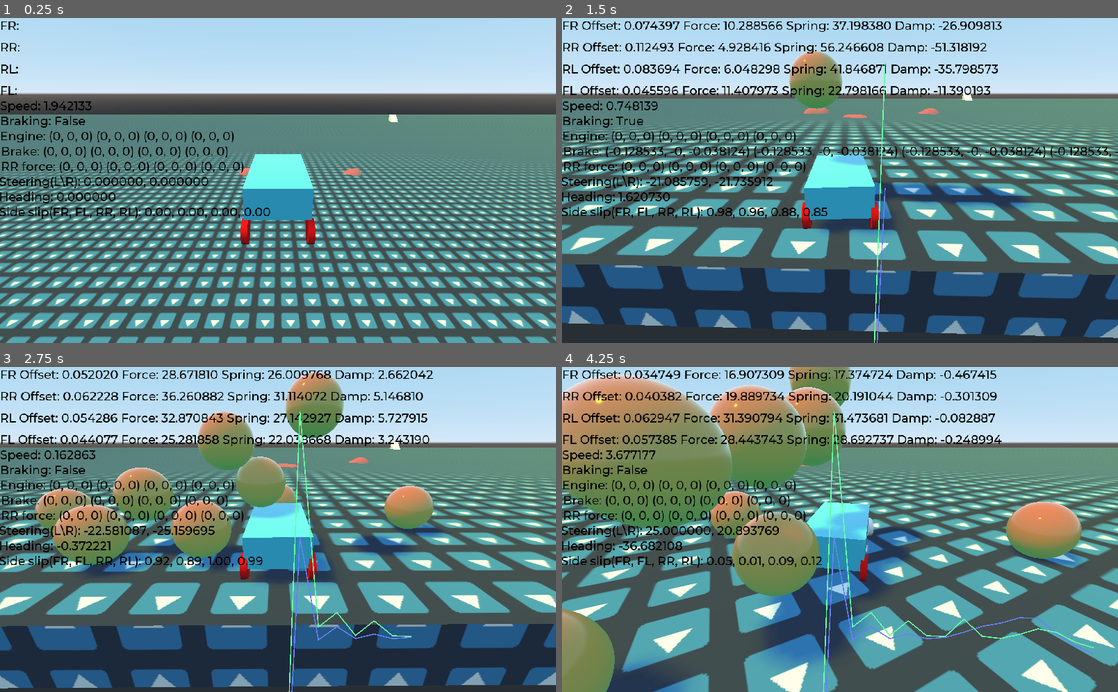
Above: before the commit, frames 1-4 (two rows, left to right).
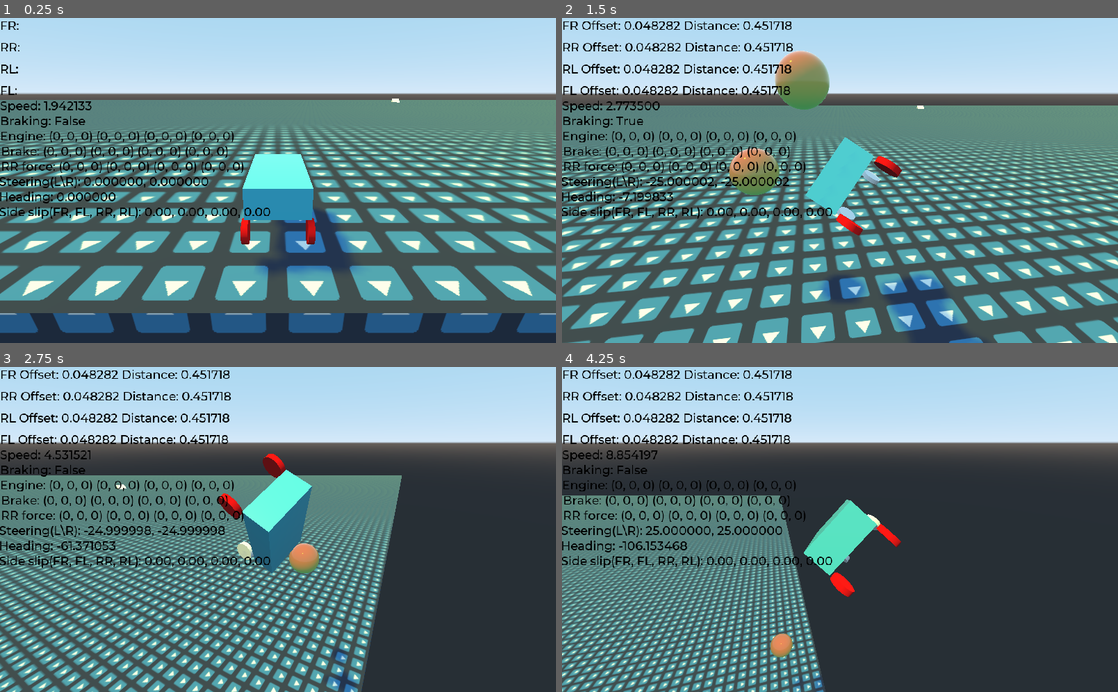
Above: after the commit, the same moments.

Repository: nxidplease/Car-Prototype
Game: Godot game, scene res://Main.tscn
Two runs of this game, one before a commit and one after it. Both use one fixed random seed, a clock stepped at 60 frames per second and the inputs below. The engine's default icon, where the game draws it, is replaced by a stand-in: a white triangle on a blue panel in a dark square.
Inputs (mouse positions are in pixels of both pictures, inside the frame that each line leads up to):
- Up to frame 1 (0.25 s): no input
- Up to frame 2 (1.5 s): tap Enter (drop_ball, bound only after the commit) at 0.5 s; move the mouse to (962, 164) at 0.52 s; hold Right (ui_right) 0.53-1.28 s; hold Enter (drop_ball, bound only after the commit) 0.53-1.28 s; tap Space (jump, bound only after the commit) at 0.77, 1.07 s; click (962, 164) at 0.8 s; move the mouse to (728, 196) at 1.27 s; hold Down (ui_down) from 1.28 s (still down); click (728, 196) at 1.35 s
- Up to frame 3 (2.75 s): tap Space (jump, bound only after the commit) at 1.52, 1.55, 1.82, 2.1 s; move the mouse to (333, 458) at 2.02 s; release Down (ui_down) at 2.03 s; hold Right (ui_right) from 2.03 s (still down); hold Enter (drop_ball, bound only after the commit) from 2.03 s (still down)
- Up to frame 4 (4.25 s): move the mouse to (812, 594) at 2.77 s; release Right (ui_right) at 2.78 s; release Enter (drop_ball, bound only after the commit) at 2.78 s; hold Up (ui_up) 2.78-3.53 s; tap Enter (drop_ball, bound only after the commit) at 2.85 s; tap Space (jump, bound only after the commit) at 3.02, 3.32, 3.77, 3.8, 4.07 s; click (812, 594) at 3.05 s; move the mouse to (1006, 578) at 3.52 s; press the mouse at (1006, 578) at 3.53 s; hold Left (ui_left) from 3.53 s (still down)

The runs differ from the first frame. In frame 1, 47% of the frame differs, in the area x 0-100%, y 24-100%; in frame 2, 58%; in frame 3, 69%; in frame 4, 81%, in the area x 0-100%, y 0-100%.

Commit message:
Sync to github

Diff:
--- a/Car.gd
+++ b/Car.gd
@@ -24,6 +24,7 @@
 
 export(float) var max_steer_force = 30.0
 
+# Calculated from 6 degree caster angle and 0.03 pneumatic trail
 export(float) var self_aligning_coefficient = 0.06
 
 enum Drivetrain {
@@ -60,6 +61,7 @@
 var braking: bool = false
 var steer_left: bool = false
 var steer_right: bool = false
+var is_jumping: bool = false
 
 func applyWheelForces(wheel: Wheel, state: PhysicsDirectBodyState, totalForce: Vector3):
 	# actually this is the base of the ray case, the point at which the spring connects to the car body
@@ -79,11 +81,23 @@
 	var wheelForces = []
 	wheelForces.resize(4)
 
+	var grounded = true
+
 	for i in range(4):
 		wheelForces[i] = calcTotalWheelForces(wheels[i], state)
+		grounded = grounded && wheels[i].is_colliding()
 
 	for i in range(4):
 		applyWheelForces(wheels[i], state, wheelForces[i])
+
+	if is_jumping:
+		state.apply_central_impulse(Vector3.UP * 50)
+		is_jumping = false
+
+
+
+#	if grounded:
+#		add_central_force((transform.basis.z - transform.basis.z.project(Vector3.UP)) * 2500 / mass)
 
 #	print(linear_velocity.y)
 
@@ -113,6 +127,9 @@
 		calcBrakingForce(wheel, state) + \
 		wheel.getSpringForce()
 
+
+#	var totalForce = wheel.getSpringForce()
+
 	var steerForce = calcSteerForce(wheel, state)
 
 	totalForce += steerForce
@@ -165,16 +182,17 @@
 	return steer_force
 
 func applySelfAligningForce(wheel: Wheel, state: PhysicsDirectBodyState, steer_force: Vector3):
+	# Try using the wheel velocity instead of offset from center
 	var ws_wheel_side_dir = transform.basis.xform(wheel.transform.basis.x)
 	var steer_force_scalar = steer_force.dot(ws_wheel_side_dir)
 
-	if wheel.rotation.y != 0:
-		var rot_accel = -self_aligning_coefficient * steer_force_scalar / wheel.calc_moment_of_inertia()
-		var rot_change = rot_accel * pow(state.step, 2)
-		var curr_rot = wheel.rotation.y
-		rot_change = clamp(rot_change, -max_steering_angle_rad + curr_rot, max_steering_angle_rad - curr_rot)
-
-		wheel.rotate_object_local(wheel.transform.basis.y, rot_change)
+#	if wheel.rotation.y != 0:
+	var rot_accel = -self_aligning_coefficient * steer_force_scalar / wheel.calc_moment_of_inertia()
+	var rot_change = rot_accel * pow(state.step, 2)
+	var curr_rot = wheel.rotation.y
+#		rot_change = clamp(rot_change, -max_steering_angle_rad + curr_rot, max_steering_angle_rad - curr_rot)
+
+	wheel.rotate_object_local(wheel.transform.basis.y, rot_change)
 
 func calcEngineForce(wheel: Wheel, state: PhysicsDirectBodyState):
 	var forwardGroundDir = wheel.getProjectedOnGround(transform.basis.xform(wheel.transform.basis.z))
@@ -184,7 +202,7 @@
 
 	if accelerating && currSpeed < maxSpeed:
 		var normalizedSpeed = currSpeed / maxSpeed
-		var acceleration = engineForceCurve.interpolate(normalizedSpeed) * maxEngineForce * state.step
+		var acceleration = engineForceCurve.interpolate(normalizedSpeed) * maxEngineForce
 		engForce = forwardGroundDir * acceleration / (mass * 4)
 
 	updateWheelForceDisplay(wheel.name, engineForce, engForce)
@@ -194,11 +212,16 @@
 func calcRRForce(wheel: Wheel, state: PhysicsDirectBodyState):
 	var forwardGroundSpeed = wheel.getProjectedOnGround(state.linear_velocity)
 	var currSpeed = forwardGroundSpeed.length()
+	var retVal
 
 	if currSpeed > 0 && wheel.is_colliding():
-		return -rr_coefficient * forwardGroundSpeed / state.step * (mass / 4)
+		retVal = -rr_coefficient * forwardGroundSpeed / state.step * (mass / 4)
 	else:
-		return Vector3.ZERO
+		retVal = Vector3.ZERO
+
+	#updateWheelForceDisplay(wheel.name, self.rrForce, retVal)
+
+	return retVal
 
 func calcBrakingForce(wheel: Wheel, state: PhysicsDirectBodyState):
 	var forwardGroundSpeed = wheel.getProjectedOnGround(state.linear_velocity)
@@ -243,17 +266,17 @@
 			wheelSteerAngle[1] = angle
 
 
-func _on_RayCast_update_offset(offset, force_mag, spring_force, dampening_force):
-	emit_signal("update_offset", "FR", offset, force_mag, spring_force, dampening_force)
-
-
-func _on_RayCast2_update_offset(offset, force_mag, spring_force, dampening_force):
-	emit_signal("update_offset", "RR", offset, force_mag, spring_force, dampening_force)
-
-
-func _on_RayCast3_update_offset(offset, force_mag, spring_force, dampening_force):
-	emit_signal("update_offset", "RL", offset, force_mag, spring_force, dampening_force)
-
-
-func _on_RayCast4_update_offset(offset, force_mag, spring_force, dampening_force):
-	emit_signal("update_offset", "FL", offset, force_mag, spring_force, dampening_force)
+func _on_RayCast_update_offset(offset, distance):
+	emit_signal("update_offset", "FR", offset, distance)
+
+
+func _on_RayCast2_update_offset(offset, distance):
+	emit_signal("update_offset", "RR", offset, distance)
+
+
+func _on_RayCast3_update_offset(offset, distance):
+	emit_signal("update_offset", "RL", offset, distance)
+
+
+func _on_RayCast4_update_offset(offset, distance):
+	emit_signal("update_offset", "FL", offset, distance)
--- a/Car.tscn
+++ b/Car.tscn
@@ -2,6 +2,9 @@
 
 [ext_resource path="res://Car.gd" type="Script" id=1]
 [ext_resource path="res://Wheel.gd" type="Script" id=2]
+
+[sub_resource type="BoxShape" id=3]
+extents = Vector3( 0.5, 0.25, 1 )
 
 [sub_resource type="CubeMesh" id=1]
 size = Vector3( 1, 0.5, 2 )
@@ -9,9 +12,6 @@
 [sub_resource type="SpatialMaterial" id=2]
 albedo_color = Color( 0.337255, 0.870588, 0.988235, 1 )
 roughness = 0.31
-
-[sub_resource type="BoxShape" id=3]
-extents = Vector3( 0.5, 0.25, 1 )
 
 [sub_resource type="CylinderMesh" id=4]
 top_radius = 0.2
@@ -25,12 +25,13 @@
 mass = 10.0
 script = ExtResource( 1 )
 
-[node name="MeshInstance" type="MeshInstance" parent="."]
-mesh = SubResource( 1 )
-material/0 = SubResource( 2 )
-
 [node name="CollisionShape" type="CollisionShape" parent="."]
 shape = SubResource( 3 )
+
+[node name="MeshInstance" type="MeshInstance" parent="CollisionShape"]
+mesh = SubResource( 1 )
+skeleton = NodePath("../..")
+material/0 = SubResource( 2 )
 
 [node name="RL" type="RayCast" parent="."]
 transform = Transform( 1, 0, 0, 0, 1, 0, 0, 0, 1, 0.5, 0, -0.9 )
--- a/FrontGripCurve.tres
+++ b/FrontGripCurve.tres
@@ -1,4 +1,4 @@
 [gd_resource type="Curve" format=2]
 
 [resource]
-_data = [ Vector2( 0, 0.836364 ), 0.0, -0.234375, 0, 1, Vector2( 0.426667, 0.736364 ), -0.280749, -0.280749, 0, 0, Vector2( 0.608889, 0.3 ), -0.343511, -0.343511, 0, 0, Vector2( 1, 0.181818 ), -0.302169, 0.0, 1, 0 ]
+_data = [ Vector2( 0.00802139, 0.545455 ), 0.0, 2.11478, 0, 1, Vector2( 0.214361, 0.981818 ), -0.280749, -0.280749, 0, 0, Vector2( 0.328405, 0.454545 ), -2.82935, -2.82935, 0, 0, Vector2( 1, 0.181818 ), -0.406089, 0.0, 1, 0 ]
--- a/Main.gd
+++ b/Main.gd
@@ -1,37 +1,37 @@
 extends Node
 
-const offset_str = "%s Offset: %f Force: %f Spring: %f Damp: %f"
+const offset_str = "%s Offset: %f Distance: %f"
 
 var prev_RR_time = 0
 var prev_FR_time = 0
 var prev_self_align_time = 0
 
-func _on_Car_update_offset(wheel, offset, force_mag, spring_force, dampening_force):
+func _on_Car_update_offset(wheel, offset, distance):
 	match wheel:
 		"FR":
-			$UI/FR_offset.text = offset_str % ["FR", offset, force_mag, spring_force, dampening_force]
+			$UI/FR_offset.text = offset_str % ["FR", offset, distance]
 
 #			print("Front: %f" % force_mag)
 
 			var curr_msec = OS.get_ticks_msec()
 			if curr_msec - prev_FR_time >= 200:
-				$UI/FR_Spring_Force.add_point(Vector2(curr_msec / 200.0 * 1024 / 30, 600 - spring_force / 5 * 20))
+				#$UI/FR_Spring_Force.add_point(Vector2(curr_msec / 200.0 * 1024 / 30, 600 - force_mag / 5 * 20))
 #				print($UI/FR_Spring_Force.position.x)
 				prev_FR_time = curr_msec
 		"RR":
-			$UI/RR_offset.text = offset_str % ["RR", offset, force_mag, spring_force, dampening_force]
+			$UI/RR_offset.text = offset_str % ["RR", offset, distance]
 
 #			print("Rear: %f\n" % force_mag)
 
 			var curr_msec = OS.get_ticks_msec()
 			if curr_msec - prev_RR_time >= 200:
-				$UI/RR_Spring_Force.add_point(Vector2(curr_msec / 200.0 * 1024 / 30, 600 - spring_force / 5 * 20))
+				#$UI/RR_Spring_Force.add_point(Vector2(curr_msec / 200.0 * 1024 / 30, 600 - force_mag / 5 * 20))
 #				print($UI/FR_Spring_Force.position.x)
 				prev_RR_time = curr_msec
 		"RL":
-			$UI/RL_offset.text = offset_str % ["RL", offset, force_mag, spring_force, dampening_force]
+			$UI/RL_offset.text = offset_str % ["RL", offset, distance]
 		"FL":
-			$UI/FL_offset.text = offset_str % ["FL", offset, force_mag, spring_force, dampening_force]
+			$UI/FL_offset.text = offset_str % ["FL", offset, distance]
 
 func _physics_process(_delta):
 	$UI/Speed.text = "Speed: %f" % $Car.linear_velocity.length()
@@ -43,6 +43,9 @@
 	$"UI/Steering(L\\R)".text = "Steering(L\\R): %f, %f" % $Car.wheelSteerAngle
 	$UI/Heading.text = "Heading: %f" % rad2deg($Car.global_rotation.y)
 	_control_car()
+#	$UI/Self_Aligining.position.x = -curr_msec / 1000.0 * 1024 / 30
+
+func _process(delta):
 
 	var curr_msec = OS.get_ticks_msec()
 #	if curr_msec - prev_self_align_time >= 200:
@@ -52,7 +55,6 @@
 
 	$UI/FR_Spring_Force.position.x = -curr_msec / 1000.0 * 1024 / 30
 	$UI/RR_Spring_Force.position.x = -curr_msec / 1000.0 * 1024 / 30
-#	$UI/Self_Aligining.position.x = -curr_msec / 1000.0 * 1024 / 30
 
 func _control_car():
 	$Car.accelerating = Input.is_action_pressed("ui_up")
@@ -63,9 +65,11 @@
 	if Input.is_action_just_pressed("reset_rotation"):
 		$Car.reset_steering()
 
+	if Input.is_action_just_pressed("jump"):
+		$Car.is_jumping = true;
 
 func _unhandled_input(event):
-	if event.is_action_pressed("ui_accept"):
+	if event.is_action_pressed("drop_ball"):
 		var ball = preload("res://Ball.tscn").instance()
 		ball.translation = $Car.translation
 		ball.translation += Vector3.UP * 2.5
--- a/Main.tscn
+++ b/Main.tscn
@@ -13,16 +13,17 @@
 [sub_resource type="SpatialMaterial" id=1]
 albedo_texture = ExtResource( 5 )
 uv1_triplanar = true
+uv1_triplanar_sharpness = 1.0
 
 [sub_resource type="CubeMesh" id=2]
 material = SubResource( 1 )
-size = Vector3( 1000, 1, 1000 )
-
-[sub_resource type="ConcavePolygonShape" id=3]
-data = PoolVector3Array( -500, 0.5, 500, 500, 0.5, 500, -500, -0.5, 500, 500, 0.5, 500, 500, -0.5, 500, -500, -0.5, 500, 500, 0.5, -500, -500, 0.5, -500, 500, -0.5, -500, -500, 0.5, -500, -500, -0.5, -500, 500, -0.5, -500, 500, 0.5, 500, 500, 0.5, -500, 500, -0.5, 500, 500, 0.5, -500, 500, -0.5, -500, 500, -0.5, 500, -500, 0.5, -500, -500, 0.5, 500, -500, -0.5, -500, -500, 0.5, 500, -500, -0.5, 500, -500, -0.5, -500, 500, 0.5, 500, -500, 0.5, 500, 500, 0.5, -500, -500, 0.5, 500, -500, 0.5, -500, 500, 0.5, -500, -500, -0.5, 500, 500, -0.5, 500, -500, -0.5, -500, 500, -0.5, 500, 500, -0.5, -500, -500, -0.5, -500 )
+size = Vector3( 1000, 5, 1000 )
+
+[sub_resource type="ConcavePolygonShape" id=7]
+data = PoolVector3Array( -500, 2.5, 500, 500, 2.5, 500, -500, -2.5, 500, 500, 2.5, 500, 500, -2.5, 500, -500, -2.5, 500, 500, 2.5, -500, -500, 2.5, -500, 500, -2.5, -500, -500, 2.5, -500, -500, -2.5, -500, 500, -2.5, -500, 500, 2.5, 500, 500, 2.5, -500, 500, -2.5, 500, 500, 2.5, -500, 500, -2.5, -500, 500, -2.5, 500, -500, 2.5, -500, -500, 2.5, 500, -500, -2.5, -500, -500, 2.5, 500, -500, -2.5, 500, -500, -2.5, -500, 500, 2.5, 500, -500, 2.5, 500, 500, 2.5, -500, -500, 2.5, 500, -500, 2.5, -500, 500, 2.5, -500, -500, -2.5, 500, 500, -2.5, 500, -500, -2.5, -500, 500, -2.5, 500, 500, -2.5, -500, -500, -2.5, -500 )
 
 [sub_resource type="Curve" id=4]
-_data = [ Vector2( 0, 0.5 ), 0.0, 0.0, 0, 0, Vector2( 0.406627, 1 ), 0.0, 0.0, 0, 0, Vector2( 0.689759, 1 ), 0.0, 0.0, 0, 0, Vector2( 1, 0.3 ), 0.0, 0.0, 0, 0 ]
+_data = [ Vector2( 0, 0.5 ), 0.0, 0.0, 0, 0, Vector2( 0.173797, 1 ), 0.0, 0.0, 0, 0, Vector2( 0.518717, 1 ), 0.0, 0.0, 0, 0, Vector2( 1, 0.3 ), 0.0, 0.0, 0, 0 ]
 
 [sub_resource type="DynamicFont" id=5]
 size = 22
@@ -42,8 +43,8 @@
 [node name="MeshInstance" type="MeshInstance" parent="Ground"]
 mesh = SubResource( 2 )
 
-[node name="CollisionShape" type="CollisionShape" parent="Ground"]
-shape = SubResource( 3 )
+[node name="CollisionShape2" type="CollisionShape" parent="Ground"]
+shape = SubResource( 7 )
 
 [node name="DirectionalLight" type="DirectionalLight" parent="."]
 transform = Transform( 0.127844, -0.857157, 0.498937, 0, 0.503065, 0.864248, -0.991794, -0.110489, 0.0643137, 8.50783, 5.54741, 0 )
@@ -51,14 +52,13 @@
 shadow_enabled = true
 
 [node name="Car" parent="." instance=ExtResource( 1 )]
-transform = Transform( 1, 0, 0, 0, 1, 0, 0, 0, 1, 0, 6.70556, -498.17 )
+transform = Transform( 1, 0, 0, 0, 1, 0, 0, 0, 1, 0, 2.85481, -498.17 )
 engineForceCurve = SubResource( 4 )
 front_grip_curve = ExtResource( 9 )
 rear_grip_curve = ExtResource( 8 )
 maxSpeed = 25
-maxEngineForce = 150000
+maxEngineForce = 2500
 rr_coefficient = 0.005
-brake_coefficient = 0.8
 steering_speed_deg = 90.0
 max_steering_angle_deg = 25.0
 drivetrain = 0
@@ -138,9 +138,6 @@
 margin_bottom = 260.0
 custom_colors/font_color = Color( 0, 0, 0, 1 )
 text = "Brake: "
-__meta__ = {
-"_edit_use_anchors_": false
-}
 
 [node name="RR_force" type="Label" parent="UI"]
 margin_left = 2.0
@@ -199,15 +196,15 @@
 back_offset = 4.0
 
 [node name="Obstacle" parent="." instance=ExtResource( 6 )]
-transform = Transform( 0.361625, 0, 0.932324, 0, 1, 0, -0.932324, 0, 0.361625, -0.803162, -1.28367, -481.332 )
+transform = Transform( 0.361625, 0, 0.932324, 0, 1, 0, -0.932324, 0, 0.361625, -6.3145, -0.265923, -481.332 )
 
 [node name="Obstacle2" parent="." instance=ExtResource( 6 )]
-transform = Transform( 0.313516, 0.498367, 0.808293, -0.180222, 0.866966, -0.464639, -0.932324, 0, 0.361625, -8.22008, -1.19954, -477.08 )
+transform = Transform( 0.313516, 0.498367, 0.808293, -0.180222, 0.866966, -0.464639, -0.932324, 0, 0.361625, -8.22008, -0.235006, -477.08 )
 
 [node name="Obstacle3" parent="." instance=ExtResource( 6 )]
-transform = Transform( -0.174092, -0.021553, 0.984493, -0.287664, 0.957264, -0.0299121, -0.941776, -0.288411, -0.172853, 3.03735, -0.95445, -477.08 )
+transform = Transform( -0.174092, -0.021553, 0.984493, -0.287664, 0.957264, -0.0299121, -0.941776, -0.288411, -0.172853, 21.3984, -0.210375, -477.08 )
 
 [node name="Ramp" parent="." instance=ExtResource( 7 )]
-transform = Transform( 0.967237, 0, -0.253876, 0, 1, 0, 0.253876, 0, 0.967237, -37.0314, 0.5, -425.534 )
+transform = Transform( 0.967237, 0, -0.253876, 0, 1, 0, 0.253876, 0, 0.967237, -37.0314, 1.5, -425.534 )
 
 [connection signal="update_offset" from="Car" to="." method="_on_Car_update_offset"]
--- a/RearGripCurve.tres
+++ b/RearGripCurve.tres
@@ -1,4 +1,4 @@
 [gd_resource type="Curve" format=2]
 
 [resource]
-_data = [ Vector2( 0, 0.194318 ), 0.0, -0.0444664, 0, 0, Vector2( 1, 0.0454545 ), -0.148864, 0.0, 1, 0 ]
+_data = [ Vector2( 0.00802139, 0.363636 ), 0.0, 1.7, 0, 0, Vector2( 0.307487, 0.781818 ), -0.255, -0.255, 0, 0, Vector2( 0.363636, 0.163636 ), 0.0, 0.0, 0, 0, Vector2( 1, 0.0363636 ), -0.2, 0.0, 1, 0 ]
--- a/Wheel.gd
+++ b/Wheel.gd
@@ -37,18 +37,19 @@
 	if curr_offset < 0:
 		return 0
 
-	return spring_force + dampening_force
+	var force_mag = spring_force + dampening_force
+
+	emit_signal("update_offset", curr_offset, distance)
+
+	return force_mag
 #	return spring_force
 
 func get_spring_force_at_wheel(collisionPoint: Vector3):
 	var force_mag = calc_spring_force_for_wheel(collisionPoint)
 
-
-	emit_signal("update_offset", curr_offset, force_mag, spring_force, dampening_force)
-
 	# Consider using collision normal instead of local UP vector
 	return force_mag * global_transform.basis.y
-#	return force_mag * get_collision_normal()
+	#return force_mag * get_collision_normal()
 
 func getSpringForce():
 	if is_colliding():
@@ -76,7 +77,7 @@
 func getProjectedOnGround(direction: Vector3):
 	if is_colliding():
 		var collision_normal = get_collision_normal()
-		return direction - direction.dot(collision_normal) * collision_normal
+		return direction - direction.project(collision_normal)
 	else:
 		return Vector3.ZERO
 
--- a/project.godot
+++ b/project.godot
@@ -34,12 +34,17 @@
 
 drop_ball={
 "deadzone": 0.5,
-"events": [ Object(InputEventMouseButton,"resource_local_to_scene":false,"resource_name":"","device":0,"alt":false,"shift":false,"control":false,"meta":false,"command":false,"button_mask":0,"position":Vector2( 0, 0 ),"global_position":Vector2( 0, 0 ),"factor":1.0,"button_index":1,"pressed":false,"doubleclick":false,"script":null)
+"events": [ Object(InputEventKey,"resource_local_to_scene":false,"resource_name":"","device":0,"alt":false,"shift":false,"control":false,"meta":false,"command":false,"pressed":false,"scancode":16777221,"physical_scancode":0,"unicode":0,"echo":false,"script":null)
  ]
 }
 reset_rotation={
 "deadzone": 0.5,
 "events": [ Object(InputEventKey,"resource_local_to_scene":false,"resource_name":"","device":0,"alt":false,"shift":false,"control":false,"meta":false,"command":false,"pressed":false,"scancode":71,"physical_scancode":0,"unicode":0,"echo":false,"script":null)
+ ]
+}
+jump={
+"deadzone": 0.5,
+"events": [ Object(InputEventKey,"resource_local_to_scene":false,"resource_name":"","device":0,"alt":false,"shift":false,"control":false,"meta":false,"command":false,"pressed":false,"scancode":32,"physical_scancode":0,"unicode":0,"echo":false,"script":null)
  ]
 }
 
